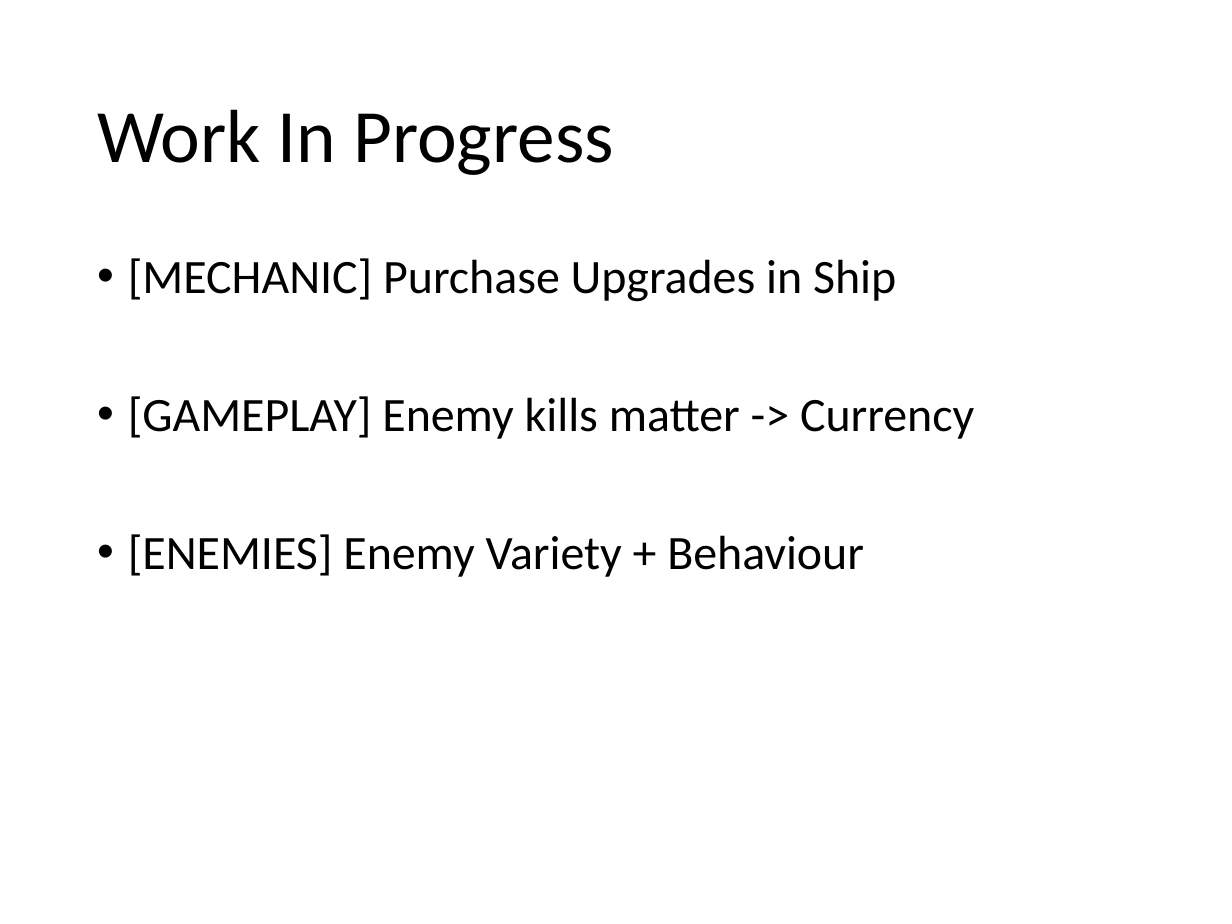
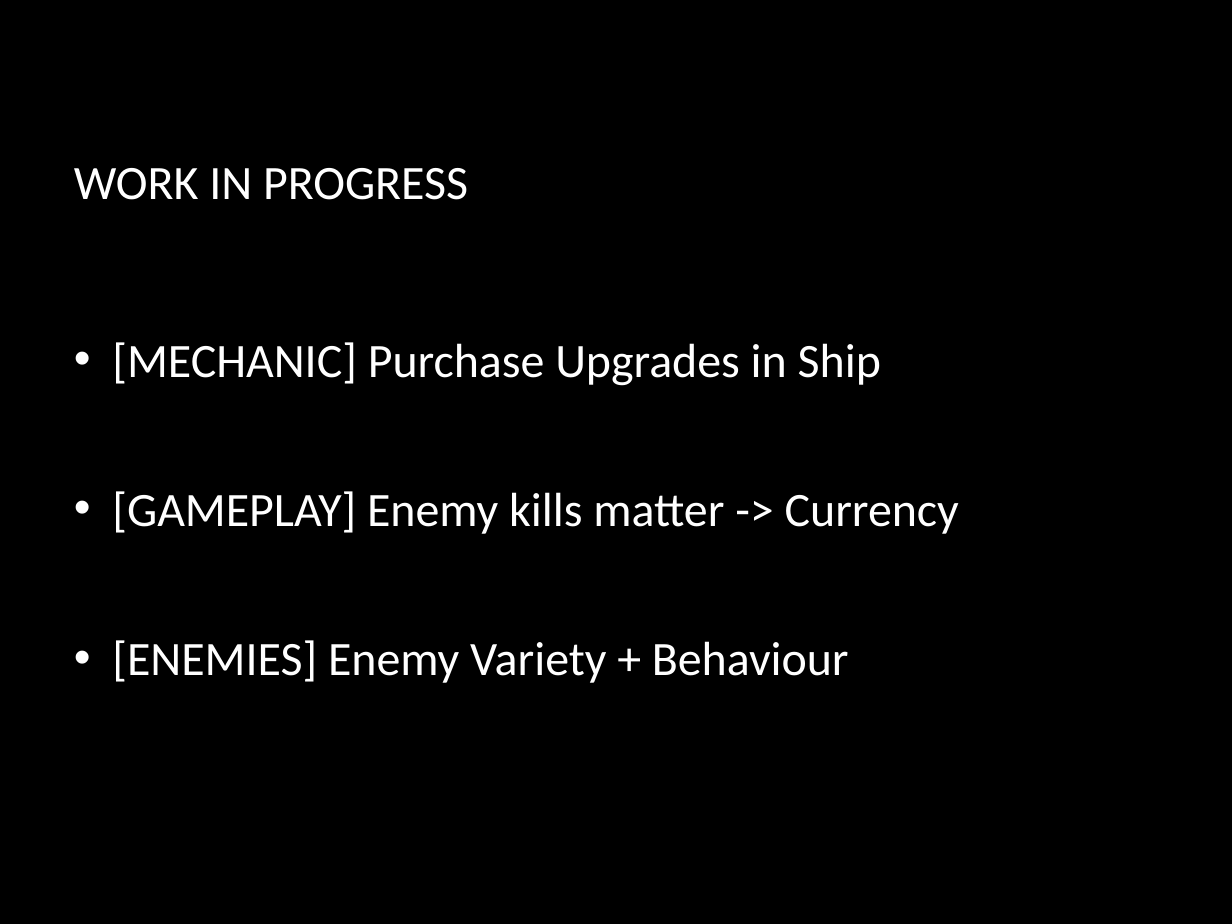
Before and after one commit to provencher/TalosOrigins, a slide deck: slide 4 of Documentation/TalosOriginsProgree.pptx. Drawn at 1232x924 pixels with LibreOffice and Linux fonts; fonts in the diff are those of the drawing; background and template pictures are left out. Boxes give left, top, right and bottom in pixels: in the first picture for what was removed or moved away, otherwise in the second. Text is boxed around its words. In the diff, an @@ line names an element or a change of style, - is before the commit and + after.

Commit message:
Added powerpoint theme

```diff
--- a/Documentation/TalosOriginsProgree.pptx
+++ b/Documentation/TalosOriginsProgree.pptx
@@ background #FFFFFF to picture (left out) @@
@@ title at <box>74,168,468,200</box>: text changed; size 44 to 28 pt; text colour #000000 to #FFFFFF @@
-Work In Progress
+WORK IN PROGRESS
@@ text "[MECHANIC] Purchase Upgrades in Ship": place and size @@
-text "[MECHANIC] Purchase Upgrades in Ship" at <box>128,258,974,577</box>
+text "[MECHANIC] Purchase Upgrades in Ship" at <box>112,342,959,683</box>
@@ text "[MECHANIC] Purchase Upgrades in Ship" at <box>112,342,959,683</box>: text colour #000000 to #FFFFFF; indent changed; line spacing 0.9 to 1; vertical alignment top to middle @@
```
Also in this commit, not shown: 3 other slides changed.
